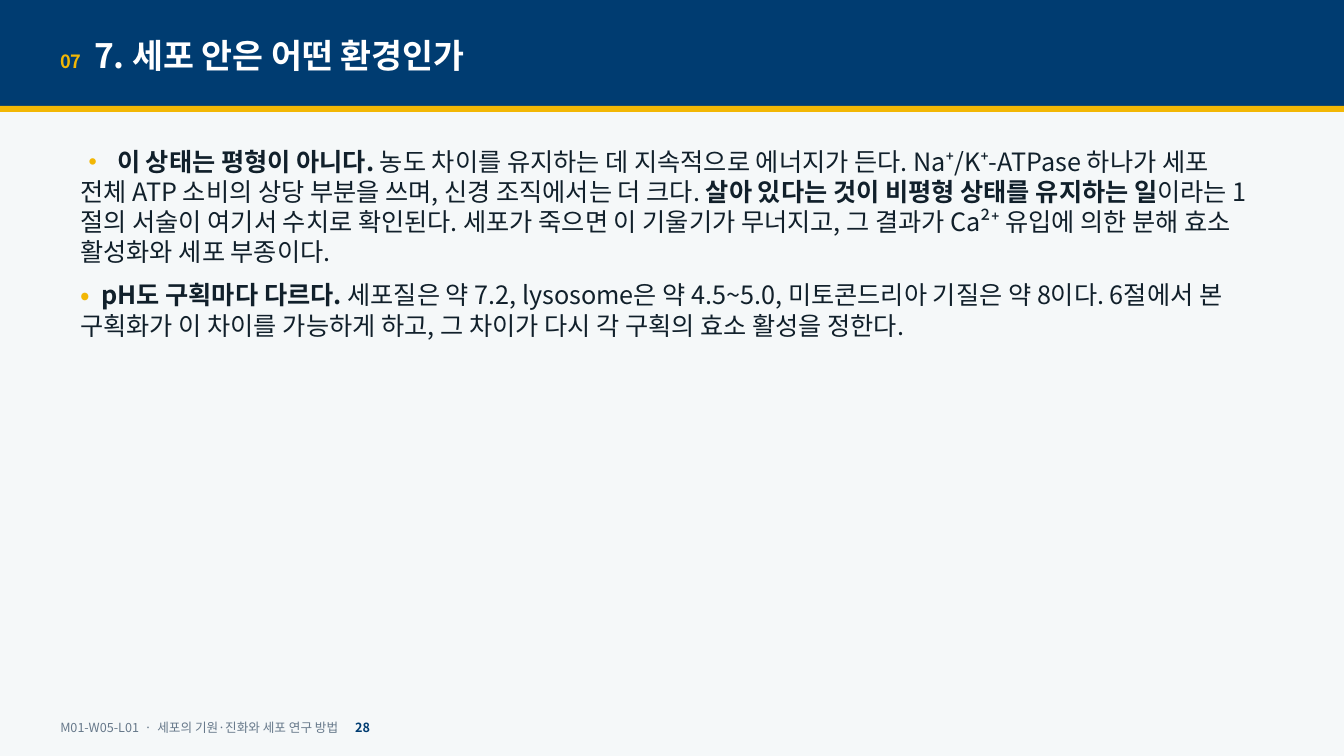
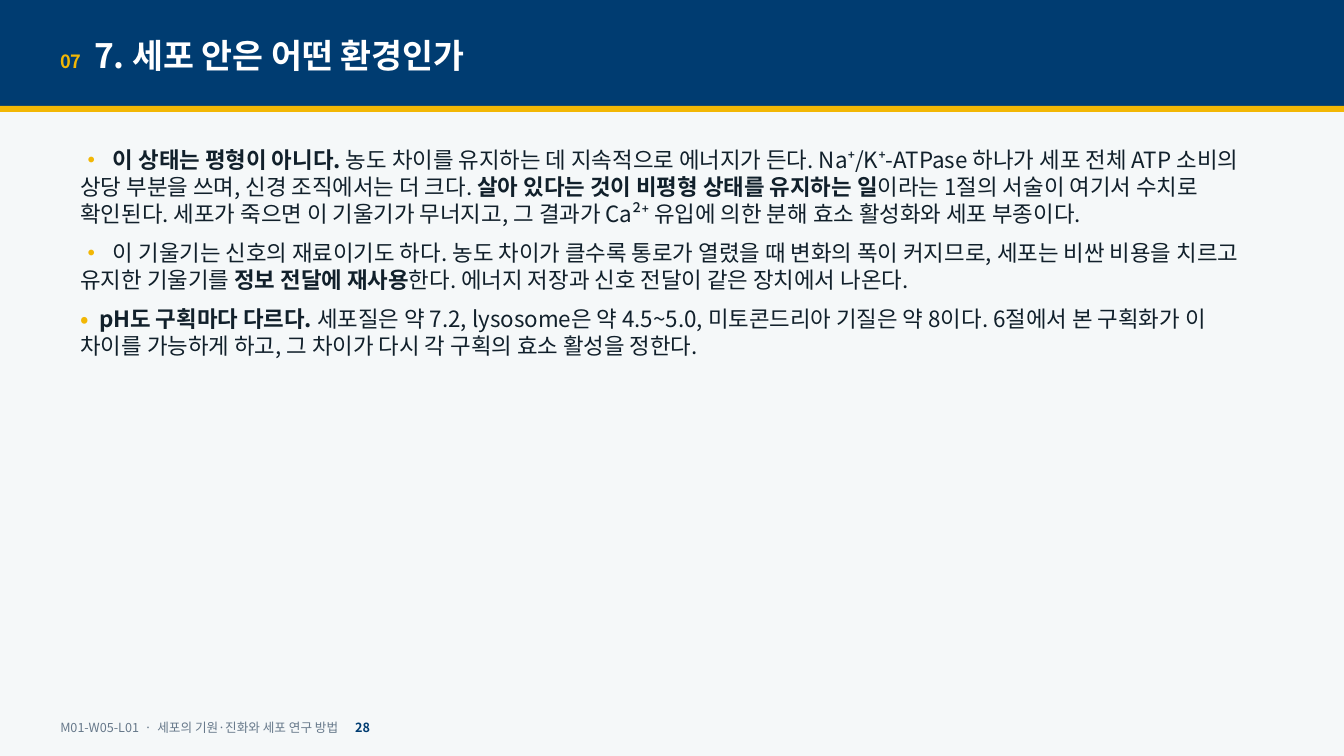
Before and after one commit to hoperiasd2/hoperiasd2.github.io, a slide deck: slide 28 of curriculum/M01/W05/L01/slides.pptx. Drawn at 1344x756 pixels with LibreOffice and Linux fonts; fonts in the diff are those of the drawing. Boxes give left, top, right and bottom in pixels: in the first picture for what was removed or moved away, otherwise in the second. Text is boxed around its words. In the diff, an @@ line names an element or a change of style, - is before the commit and + after.

```diff
--- a/curriculum/M01/W05/L01/slides.pptx
+++ b/curriculum/M01/W05/L01/slides.pptx
@@ text at (80, 149, 1239, 358): size 18 to 16 pt in "• 이 상태는 평형이 아니다. 농도 차이를 ...", "• pH도 구획마다 다르다. 세포질은 약 7.2, ..." @@
@@ text at (80, 242, 1239, 290): paragraph added @@
+• 이 기울기는 신호의 재료이기도 하다. 농도 차이가 클수록 통로가 열렸을 때 변화의 폭이 커지므로, 세포는 비싼 비용을 치르고 유지한 기울기를 정보 전달에 재사용한다. 에너지 저장과 신호 전달이 같은 장치에서 나온다.
```
Also in this commit, not shown: 3 other files.
